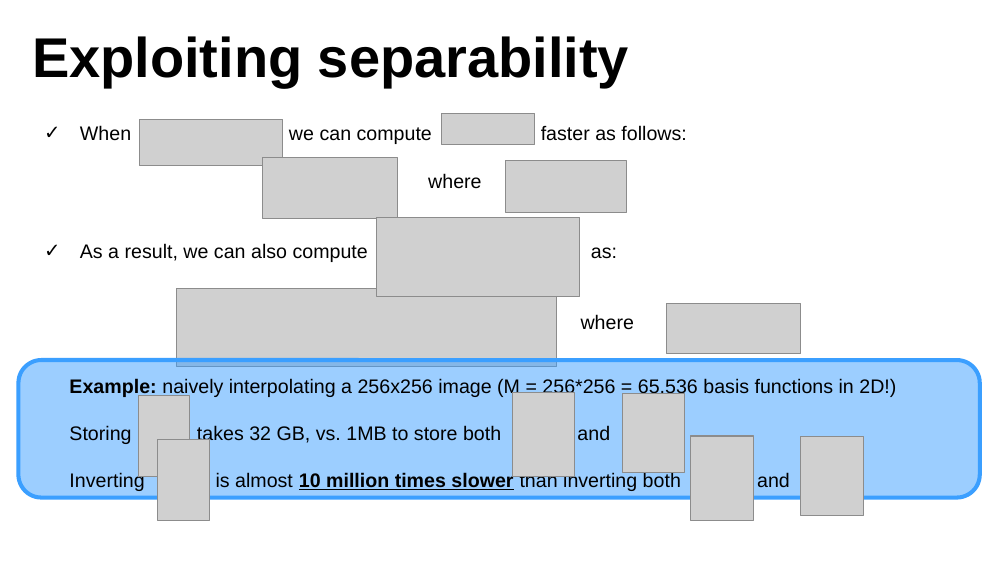
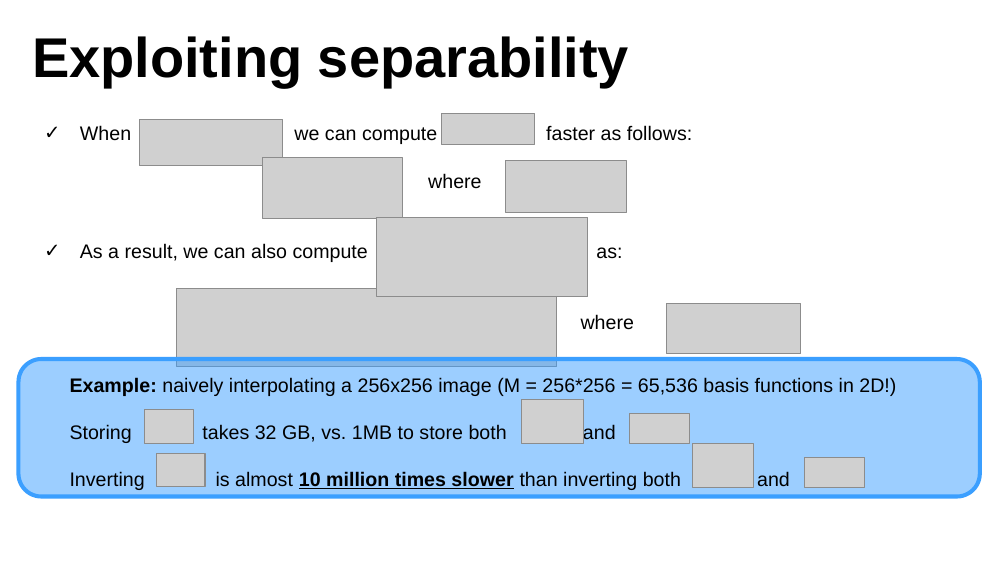
Before and after one commit to leempko/mia, a slide deck: slide 37 of lecture_slides/smoothing_and_interpolation/smoothing_and_interpolation.odp. Drawn at 1008x567 pixels with LibreOffice and Linux fonts; fonts in the diff are those of the drawing; grey boxes stand for pictures; background and template pictures are left out. Boxes give left, top, right and bottom in pixels: in the first picture for what was removed or moved away, otherwise in the second. Text is boxed around its words. In the diff, an @@ line names an element or a change of style, - is before the commit and + after.

```diff
--- a/lecture_slides/smoothing_and_interpolation/smoothing_and_interpolation.odp
+++ b/lecture_slides/smoothing_and_interpolation/smoothing_and_interpolation.odp
@@ text "When , we can compute ..." rewrapped from [80, 125, 686, 330] to [80, 125, 692, 330] @@
@@ picture: place and size @@
-picture at [263, 157, 397, 218]
+picture at [263, 157, 402, 218]
@@ picture: place and size @@
-picture at [377, 217, 581, 296]
+picture at [377, 217, 589, 296]
@@ picture: place and size @@
-picture at [138, 396, 190, 477]
+picture at [145, 409, 194, 444]
@@ picture: place and size @@
-picture at [512, 392, 575, 477]
+picture at [522, 400, 584, 444]
@@ picture: place and size @@
-picture at [622, 393, 684, 473]
+picture at [630, 413, 690, 444]
@@ picture: place and size @@
-picture at [690, 436, 753, 521]
+picture at [692, 444, 754, 487]
@@ picture: place and size @@
-picture at [158, 439, 210, 520]
+picture at [157, 454, 206, 488]
@@ picture: place and size @@
-picture at [800, 436, 863, 516]
+picture at [804, 458, 865, 488]
```
Also in this commit, not shown: 25 other slides changed, 1 other file.
